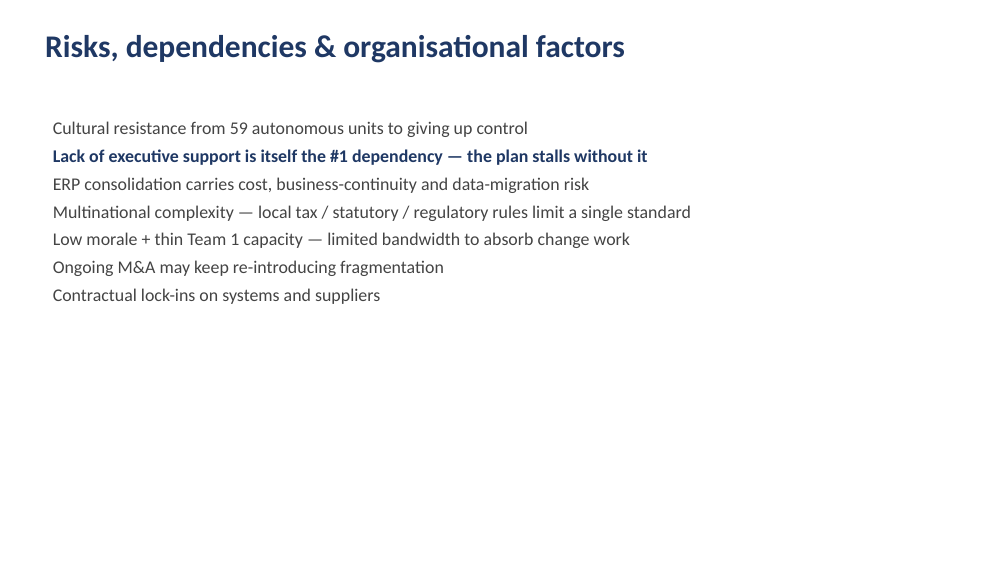
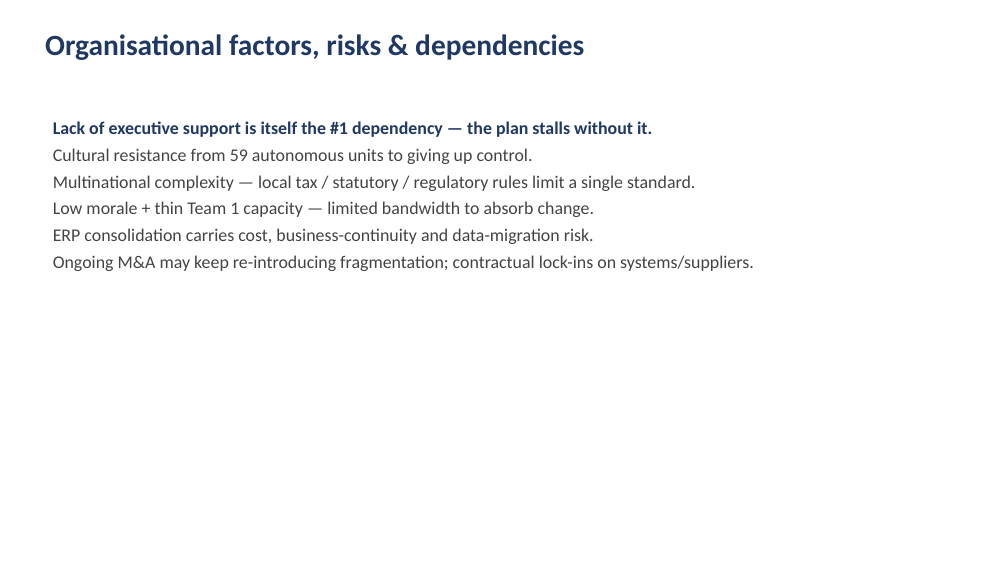
Before and after one commit to DAVIDEJI20/-irri-website, a slide deck: slide 9 of NextTech_Procurement_Analysis.pptx (slide 13 before the commit). Drawn at 1008x567 pixels with LibreOffice and Linux fonts; fonts in the diff are those of the drawing. Boxes give left, top, right and bottom in pixels: in the first picture for what was removed or moved away, otherwise in the second. Text is boxed around its words. In the diff, an @@ line names an element or a change of style, - is before the commit and + after.

```diff
--- a/NextTech_Procurement_Analysis.pptx
+++ b/NextTech_Procurement_Analysis.pptx
@@ text at (x1=45, y1=34, x2=584, y2=60): text changed; size 30 to 28 pt @@
-Risks, dependencies & organisational factors
+Organisational factors, risks & dependencies
@@ text at (x1=53, y1=121, x2=754, y2=271): text changed @@
-Cultural resistance from 59 autonomous units to giving up control
-Lack of executive support is itself the #1 dependency — the plan stalls without it
-ERP consolidation carries cost, business-continuity and data-migration risk
-Multinational complexity — local tax / statutory / regulatory rules limit a single standard
-Low morale + thin Team 1 capacity — limited bandwidth to absorb change work
-Ongoing M&A may keep re-introducing fragmentation
-Contractual lock-ins on systems and suppliers
+Lack of executive support is itself the #1 dependency — the plan stalls without it.
+Cultural resistance from 59 autonomous units to giving up control.
+Multinational complexity — local tax / statutory / regulatory rules limit a single standard.
+Low morale + thin Team 1 capacity — limited bandwidth to absorb change.
+ERP consolidation carries cost, business-continuity and data-migration risk.
+Ongoing M&A may keep re-introducing fragmentation; contractual lock-ins on systems/suppliers.
```
Also in this commit, not shown: 9 other slides changed, 2 slides added, 6 slides removed, 1 other file.
